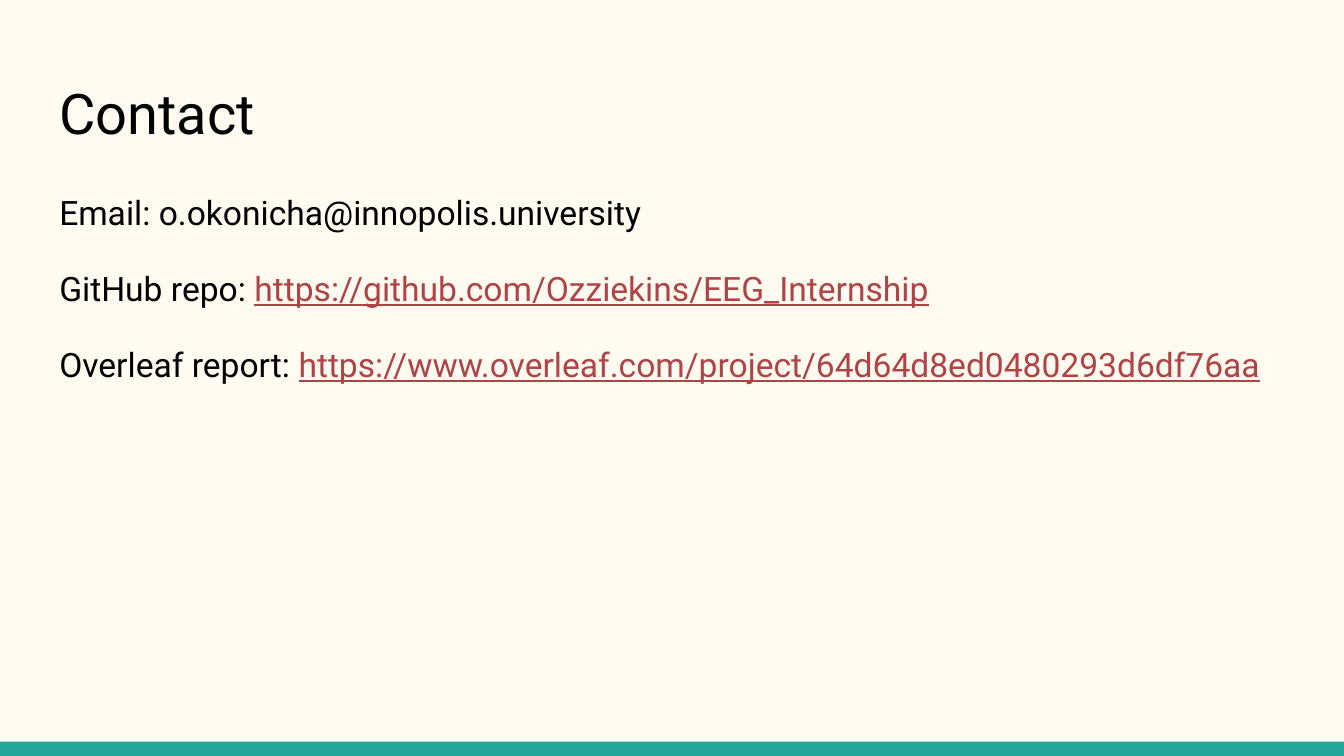
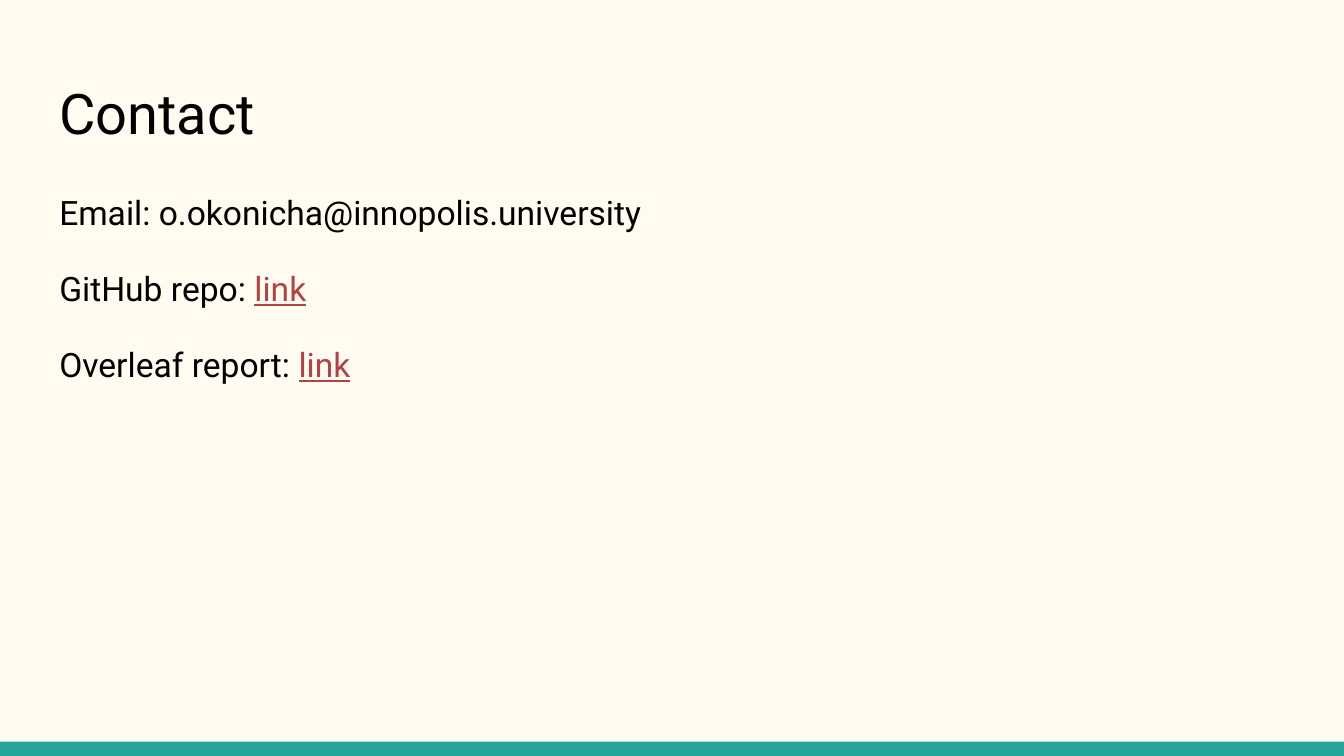
Before and after one commit to Ozziekins/EEG_Internship, a slide deck: slide 8 of EEG_Internship.pptx. Drawn at 1344x756 pixels with LibreOffice and Linux fonts; fonts in the diff are those of the drawing. Boxes give left, top, right and bottom in pixels: in the first picture for what was removed or moved away, otherwise in the second. Text is boxed around its words. In the diff, an @@ line names an element or a change of style, - is before the commit and + after.

Commit message:
EEG Analysis Internship

```diff
--- a/EEG_Internship.pptx
+++ b/EEG_Internship.pptx
@@ text at [59, 275, 351, 384]: text changed; text colour #AF4345 to #000000 @@
-GitHub repo: https://github.com/Ozziekins/EEG_Internship
-Overleaf report: https://www.overleaf.com/project/64d64d8ed0480293d6df76aa
+GitHub repo: link
+Overleaf report: link
```
Also in this commit, not shown: 3 other files.
